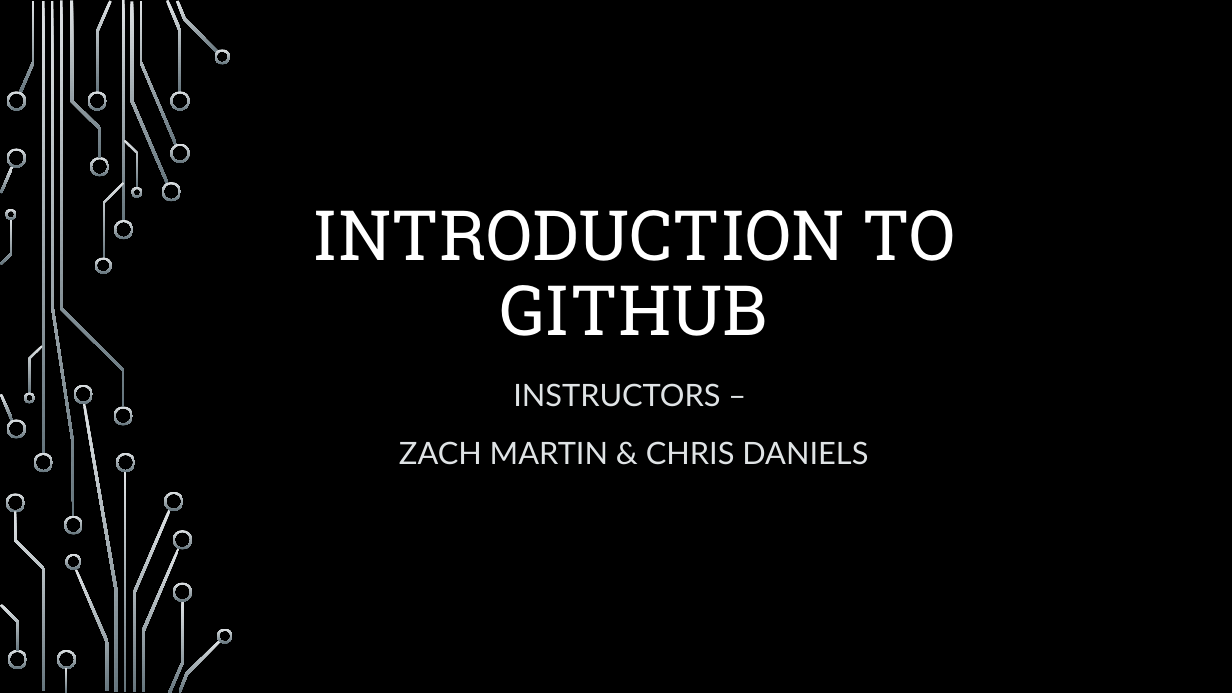
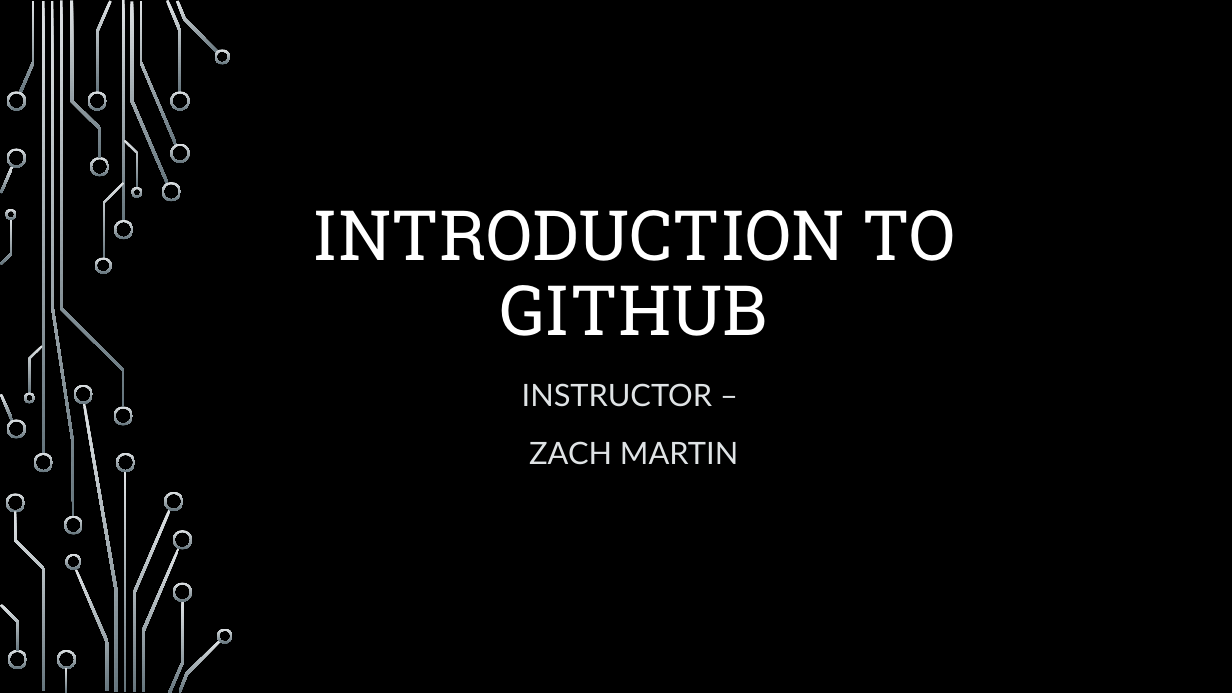
Before and after one commit to onideus/github-101-website, a slide deck: slide 1 of resources/Introduction to github.pptx. Drawn at 1232x693 pixels with LibreOffice and Linux fonts; fonts in the diff are those of the drawing; background and template pictures are left out. Boxes give left, top, right and bottom in pixels: in the first picture for what was removed or moved away, otherwise in the second. Text is boxed around its words. In the diff, an @@ line names an element or a change of style, - is before the commit and + after.

```diff
--- a/resources/Introduction to github.pptx
+++ b/resources/Introduction to github.pptx
@@ subtitle at bbox=[522, 383, 738, 465]: text changed @@
-INSTRUCTORS –
-ZACH MARTIN & CHRIS DANIELS
+INSTRUCTOR –
+ZACH MARTIN
```
Also in this commit, not shown: 2 other slides changed.
